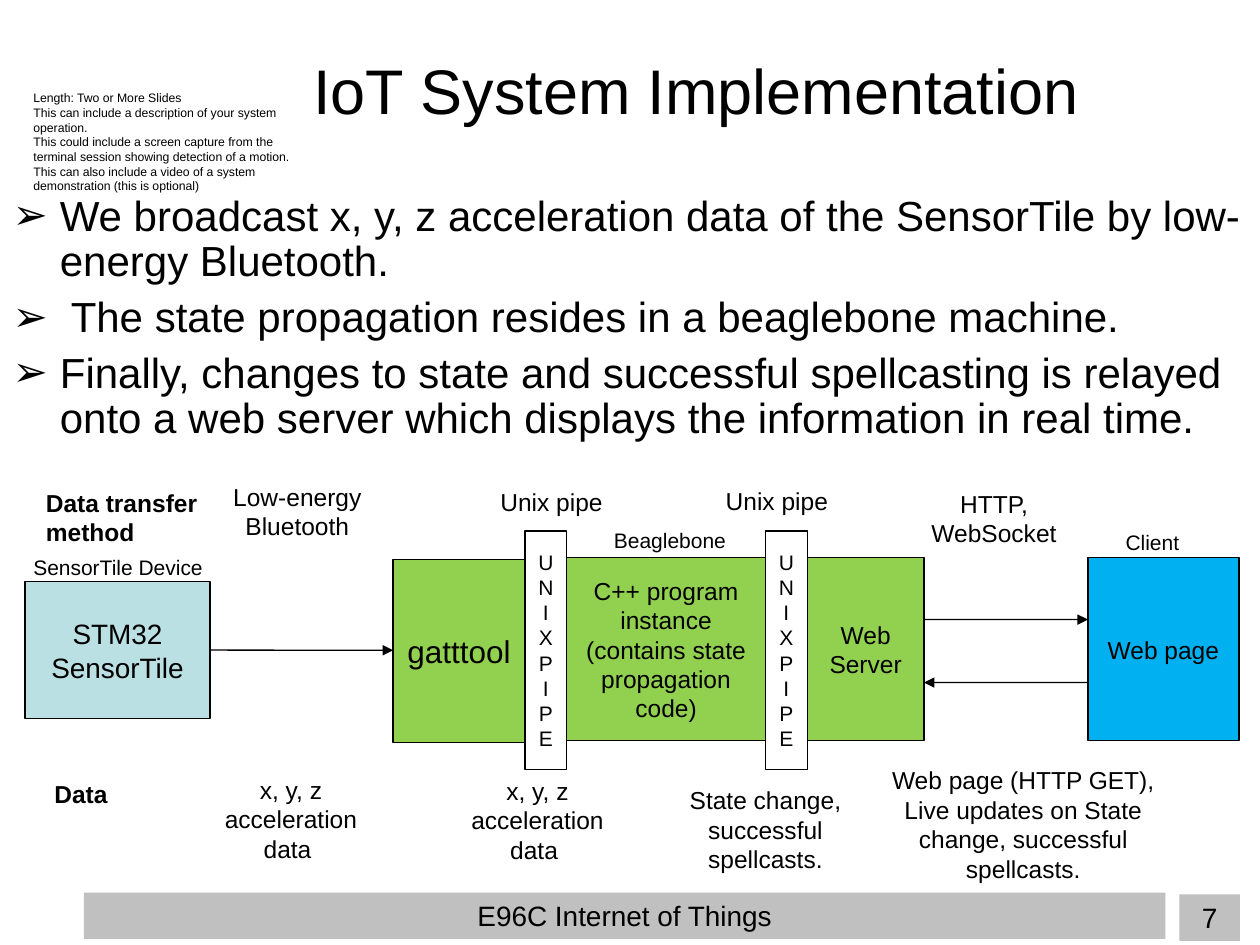
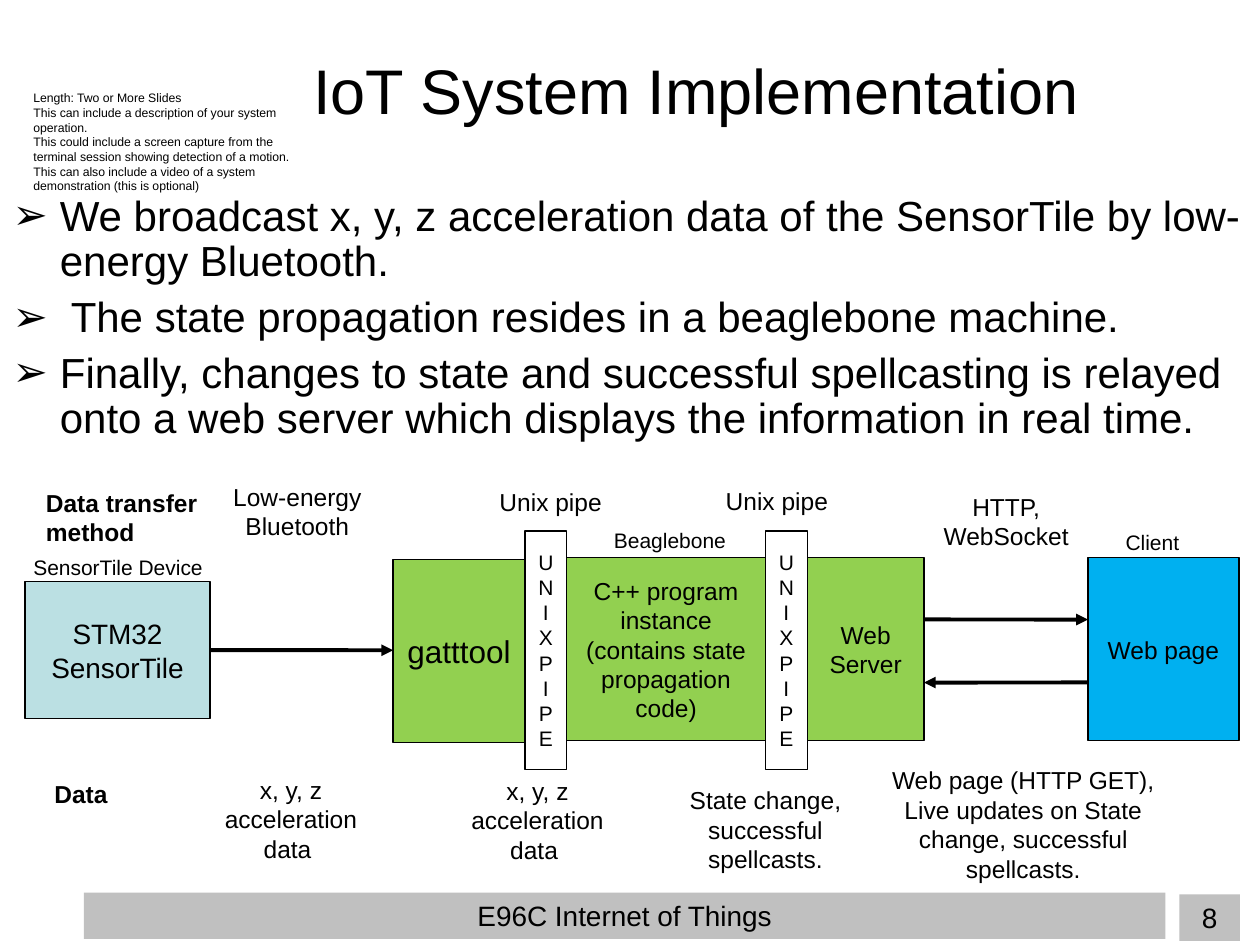
Before and after one commit to TheFearlessMagicians/wizdgetWand, a slide deck: slide 8 of wilson_hanif_varun_E96_presentation.ppt (slide 7 before the commit). Drawn at 1260x945 pixels with LibreOffice and Linux fonts; fonts in the diff are those of the drawing; background and template pictures are left out. Boxes give left, top, right and bottom in pixels: in the first picture for what was removed or moved away, otherwise in the second. Text is boxed around its words. In the diff, an @@ line names an element or a change of style, - is before the commit and + after.

```diff
--- a/wilson_hanif_varun_E96_presentation.ppt
+++ b/wilson_hanif_varun_E96_presentation.ppt
@@ text "HTTP, WebSocket": place and size @@
-text "HTTP, WebSocket" at <box>931,496,1056,543</box>
+text "HTTP, WebSocket" at <box>944,499,1069,546</box>
@@ arrow (924, 620) - (1087, 620): stroke #000000 0.74 pt to #000000 2.24 pt @@
@@ arrow (210, 650) - (393, 650): stroke #000000 0.74 pt to #000000 2.24 pt @@
@@ arrow (1087, 683) - (924, 683): stroke #000000 0.74 pt to #000000 2.24 pt @@
@@ page number at <box>1202,908,1218,929</box>: text changed @@
-7
+8
```
Also in this commit, not shown: 3 other slides changed, 1 slide added.
